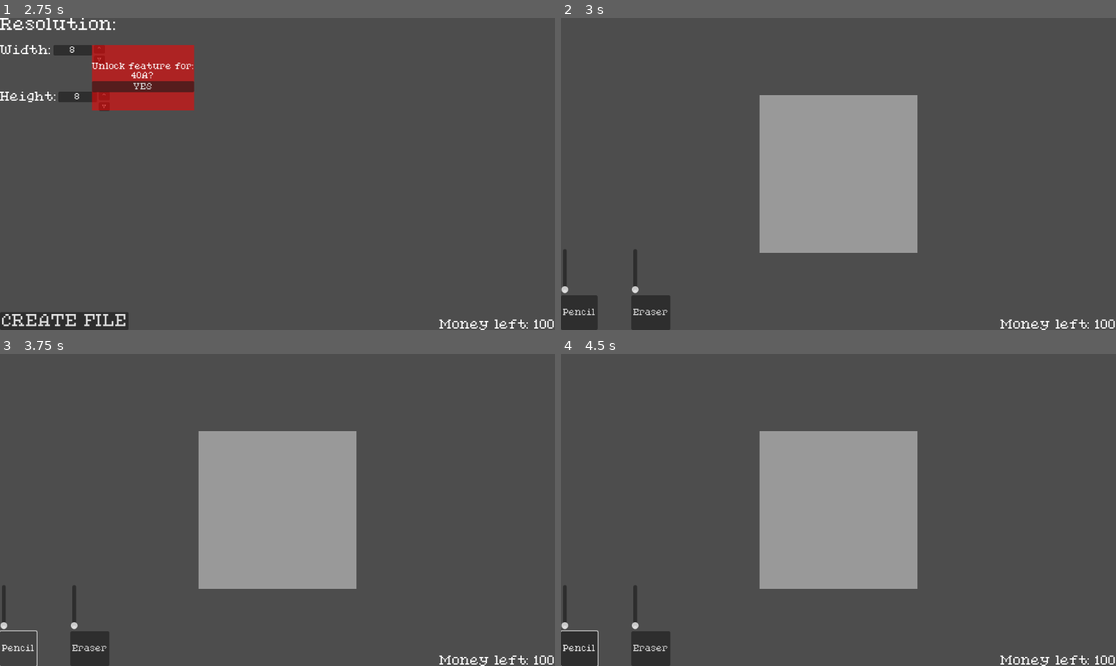
Above: before the commit, frames 1-4 (two rows, left to right).
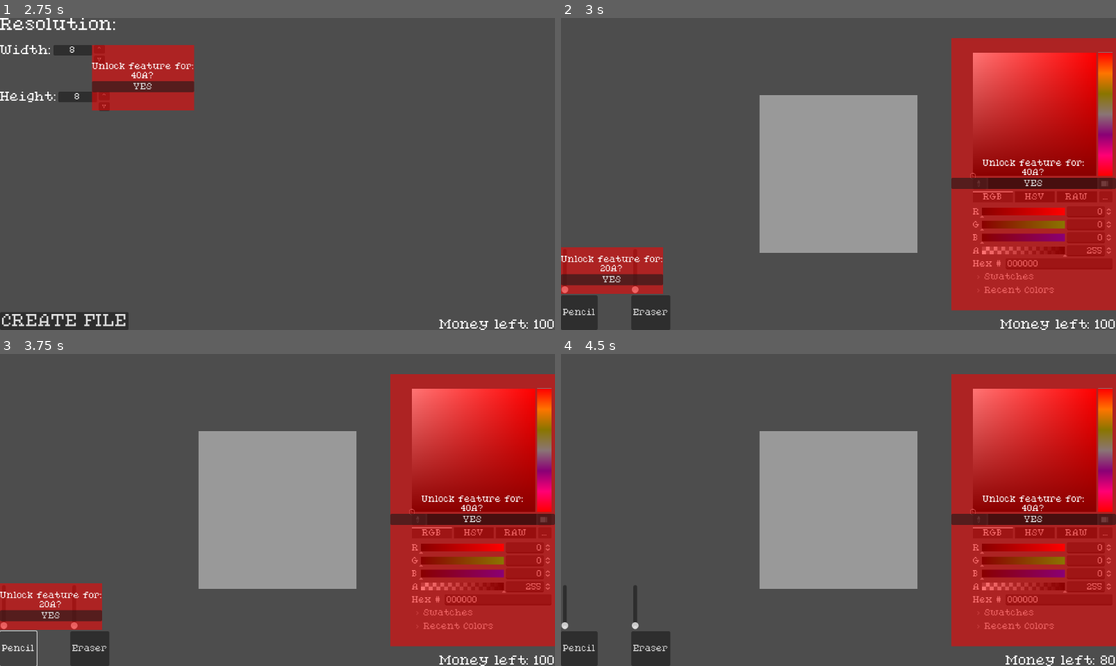
Above: after the commit, the same moments.

Repository: CodeOS99/PixelProLite
Game: Godot game, scene res://scenes/main_menu.tscn
The game is run twice, just before and just after one commit, with the same random seed, the same clock (stepped at 60 frames per second) and the same inputs.
Inputs (mouse positions are in pixels of both pictures, inside the frame that each line leads up to):
- Up to frame 1 (2.75 s): click "NEW FILE" at 0.5 s; click "NEW FILE" at 1.25 s; click "OK" at 2 s
- Up to frame 2 (3 s): click "CREATE FILE" at 2.75 s
- Up to frame 3 (3.75 s): click "Pencil" at 3.5 s
- Up to frame 4 (4.5 s): click (610, 616) at 4.25 s, where only the run after the commit has a clickable "YES"

Frame 1 is identical in both runs. In frame 2, 29% of the frame differs, in the area x 0-100%, y 6-94%; in frame 3, 29%; in frame 4, 26%.

Commit message:
Added a color picker

Diff:
--- a/scenes/main_draw_area.tscn
+++ b/scenes/main_draw_area.tscn
@@ -1,10 +1,12 @@
-[gd_scene load_steps=6 format=3 uid="uid://crqjrd446jcyy"]
+[gd_scene load_steps=8 format=3 uid="uid://crqjrd446jcyy"]
 
 [ext_resource type="PackedScene" uid="uid://c3auimvay4uhp" path="res://scenes/money_label.tscn" id="1_da0tx"]
 [ext_resource type="Script" path="res://scripts/drawing.gd" id="1_fhym6"]
 [ext_resource type="Script" path="res://scripts/pencil_button.gd" id="2_27bku"]
 [ext_resource type="Script" path="res://scripts/eraser_button.gd" id="3_73k8m"]
+[ext_resource type="PackedScene" uid="uid://blonb44a54jmh" path="res://scenes/pay_wall.tscn" id="4_0l0ig"]
 [ext_resource type="PackedScene" uid="uid://cyc3fr8p5vf5" path="res://scenes/popup.tscn" id="5_ulgoo"]
+[ext_resource type="Script" path="res://scripts/color_picker.gd" id="7_8lua7"]
 
 [node name="MainDrawArea" type="Control"]
 layout_mode = 3
@@ -110,6 +112,46 @@
 text = "To purchase the eraser DLC,
 please pay an additional 10A"
 
+[node name="SizePayWall" parent="." instance=ExtResource("4_0l0ig")]
+layout_mode = 2
+anchor_top = 0.735
+anchor_right = 0.197
+anchor_bottom = 1.0
+offset_top = -0.279999
+offset_right = -14.944
+offset_bottom = -75.0
+cost_to_remove = 20
+
+[node name="ColorPicker" type="ColorPicker" parent="."]
+layout_mode = 1
+anchors_preset = 6
+anchor_left = 1.0
+anchor_top = 0.5
+anchor_right = 1.0
+anchor_bottom = 0.5
+offset_left = -301.0
+offset_top = -256.0
+offset_right = -3.0
+offset_bottom = 258.0
+grow_horizontal = 0
+grow_vertical = 2
+color = Color(0, 0, 0, 1)
+script = ExtResource("7_8lua7")
+
+[node name="PayWall" parent="." instance=ExtResource("4_0l0ig")]
+layout_mode = 1
+anchors_preset = 6
+anchor_left = 1.0
+anchor_top = 0.5
+anchor_right = 1.0
+anchor_bottom = 0.5
+offset_left = -342.0
+offset_top = -282.5
+offset_right = 0.0
+offset_bottom = 282.5
+grow_horizontal = 0
+grow_vertical = 2
+
 [connection signal="pressed" from="HBoxContainer/VBoxContainer/PencilButton" to="HBoxContainer/VBoxContainer/PencilButton" method="_on_pressed"]
 [connection signal="pressed" from="HBoxContainer/VBoxContainer2/EraserButton" to="HBoxContainer/VBoxContainer2/EraserButton" method="_on_pressed"]
 [connection signal="cancel_pressed" from="HBoxContainer/VBoxContainer2/EraserButton/Popup" to="HBoxContainer/VBoxContainer2/EraserButton" method="_on_popup_cancel_pressed"]
@@ -117,3 +159,4 @@
 
 [editable path="HBoxContainer/VBoxContainer2/EraserButton/Popup"]
 [editable path="HBoxContainer/VBoxContainer2/EraserButton/Popup/VBoxContainer/HBoxContainer/CancelButton/PopupPaywall"]
+[editable path="SizePayWall"]
--- /dev/null
+++ b/scripts/color_picker.gd
@@ -0,0 +1,4 @@
+extends ColorPicker
+
+func _process(delta: float) -> void:
+	Globals.curr_col = self.color
--- a/scripts/drawing.gd
+++ b/scripts/drawing.gd
@@ -18,27 +18,28 @@
 		px.pressed.connect(px_clicked)
 
 func px_hovered(idx: int):
-	var affected = get_affected_indices(idx, Globals.radius)
+	var affected = get_affected_indices(idx)
 
 	for px_idx in affected:
 		var px = $GridContainer.get_child(px_idx-1)
 		px.make_hov_col()
 
 func px_unhovered(idx: int):
-	var affected = get_affected_indices(idx, Globals.radius)
+	var affected = get_affected_indices(idx)
 
 	for px_idx in affected:
 		var px = $GridContainer.get_child(px_idx-1)
 		px.make_unhov_col()
 
 func px_clicked(idx: int):
-	var affected = get_affected_indices(idx, Globals.radius)
+	var affected = get_affected_indices(idx)
 
 	for px_idx in affected:
 		var px = $GridContainer.get_child(px_idx-1)
 		px.paint()
 
-func get_affected_indices(idx: int, radius: int):
+func get_affected_indices(idx: int):
+	var radius = $"../HBoxContainer/VBoxContainer/VSlider".value if Globals.drawing_mode == "PENCIL" else $"../HBoxContainer/VBoxContainer2/VSlider".value if Globals.drawing_mode == "ERASER" else 1
 	var affected = []
 	var columns = int(Globals.draw_size[0])
 	var rows = int(Globals.draw_size[1])
